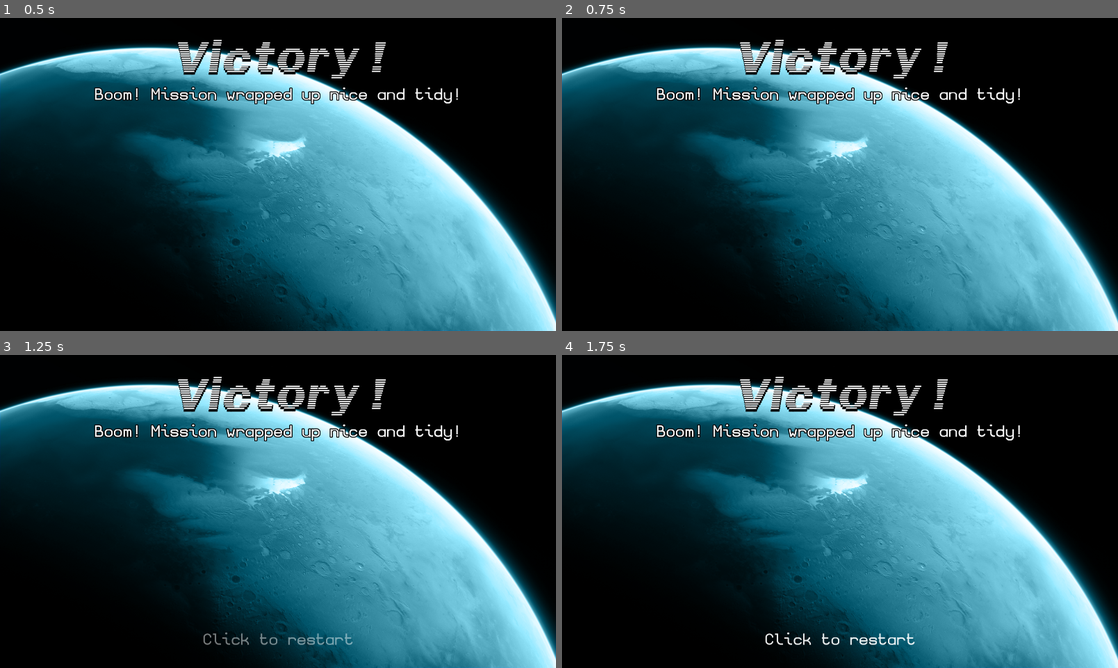
Above: before the commit, frames 1-4 (two rows, left to right).
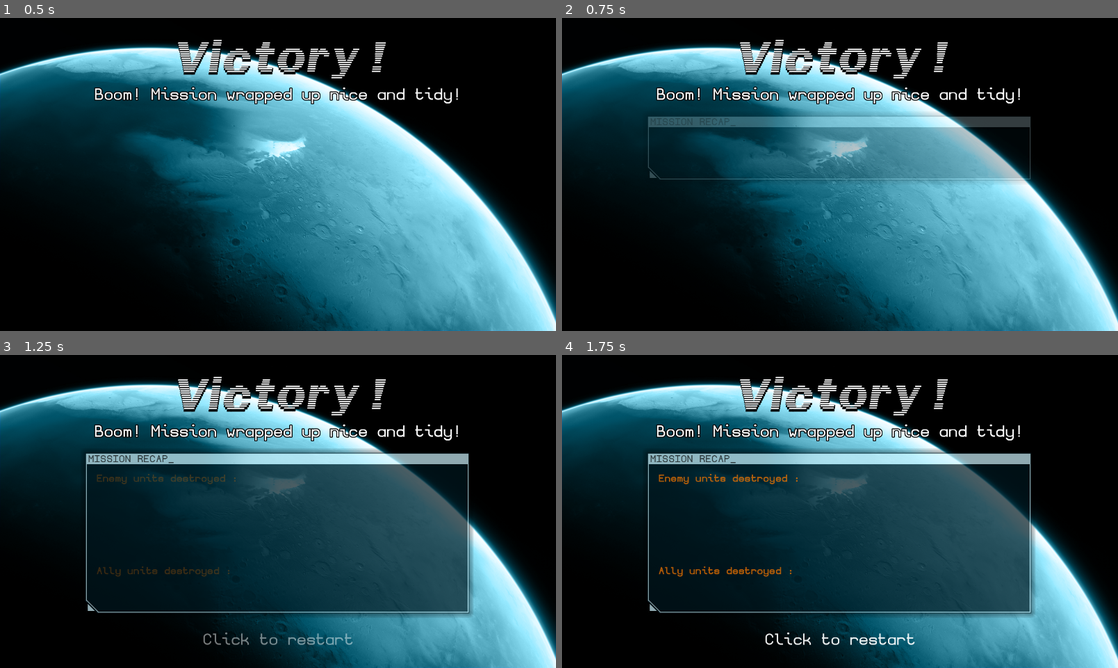
Above: after the commit, the same moments.

Repository: Rheyles/Semi-Surgical-Strike---GMTK2024
Game: Godot game, scene res://Scenes/menu/end_menu.tscn
Same seed, same stepped clock (60 frames per second), same inputs: the game is played once before the commit and once after it. This scene is started directly instead of the project's main scene.
Inputs (mouse positions are in pixels of both pictures, inside the frame that each line leads up to):
- Up to frame 1 (0.5 s): no input
- Up to frame 2 (0.75 s): move the mouse to (962, 158) at 0.52 s; click (962, 158) at 0.6 s
- Up to frame 3 (1.25 s): no input
- Up to frame 4 (1.75 s): tap Enter at 1.25 s; move the mouse to (728, 527) at 1.27 s; click (728, 527) at 1.35 s

Frame 1 is identical in both runs. In frame 2, 8.9% of the frame differs, in the area x 15-85%, y 30-53%; in frame 3, 27%; in frame 4, 27%, in the area x 15-86%, y 30-84%.

Commit message:
Add ComboCounter

Diff:
--- a/Autoloads/Events.gd
+++ b/Autoloads/Events.gd
@@ -12,6 +12,8 @@
 
 signal start_battlefield()
 
+signal last_shot_kill(nb)
+
 signal end_game(end_type)
 
 signal add_node_to_battlefield(obj)
--- a/Scenes/Canon/canon.gd
+++ b/Scenes/Canon/canon.gd
@@ -176,6 +176,7 @@
 	if reload_delay <= 1.5:
 		reload_delay = 1.5
 	print("reload delay after : " + str(GAME.last_shot_kills) + "kills is " + str(reload_delay))
+	EVENTS.last_shot_kill.emit(GAME.last_shot_kills)
 	GAME.last_shot_kills = 0
 	_load_Next_Pattern()
 
--- a/Scenes/Canon/canon.tscn
+++ b/Scenes/Canon/canon.tscn
@@ -3,15 +3,15 @@
 [ext_resource type="Script" path="res://Scenes/Canon/canon.gd" id="1_djkmq"]
 [ext_resource type="AudioStream" uid="uid://cr56u7sqfktt" path="res://Ressources/Sounds/Canon/Plasma Grenade 005.wav" id="2_kwa1q"]
 [ext_resource type="PackedScene" uid="uid://cujjyy8hd6kjk" path="res://Scenes/Canon/canon_node.tscn" id="2_ukktj"]
-[ext_resource type="AudioStream" uid="uid://cmststv1wsgrp" path="res://Ressources/Sounds/Canon/Megaton Far 002.wav" id="3_1uhqg"]
 [ext_resource type="Script" path="res://Scenes/Canon/TextVFX.gd" id="3_3bues"]
+[ext_resource type="AudioStream" uid="uid://cmststv1wsgrp" path="res://Ressources/Sounds/Canon/Megaton Far 002.wav" id="3_5m7bw"]
 [ext_resource type="FontFile" uid="uid://bxno7c1h1ee5j" path="res://Ressources/Fonts/Linebeam.ttf" id="3_7fwto"]
 [ext_resource type="AudioStream" uid="uid://dvkgim1xpsm0b" path="res://Ressources/Sounds/Placeholders/win.wav" id="4_2vr8l"]
 
 [node name="Canon" type="Node2D"]
 script = ExtResource("1_djkmq")
 canon_shoot_sound = ExtResource("2_kwa1q")
-canon_impact_sound = Array[Resource]([ExtResource("2_kwa1q")])
+canon_impact_sound = Array[Resource]([ExtResource("3_5m7bw")])
 canon_reload_sound = ExtResource("4_2vr8l")
 
 [node name="Node_Container" type="Node2D" parent="."]
--- /dev/null
+++ b/Scenes/UI/ComboCounter.gd
@@ -0,0 +1,24 @@
+extends Control
+
+@onready var texture = $TextureRect
+@onready var combo_counter = $TextureRect/Count
+@onready var timer = $ComboTimer
+
+var combo = 0
+
+# Called when the node enters the scene tree for the first time.
+func _ready():
+	visible = false
+	EVENTS.last_shot_kill.connect(_on_EVENTS_last_shot_kill)
+	timer.timeout.connect(_on_Timer_timeout)
+
+
+func _on_EVENTS_last_shot_kill(nb:int):
+	combo += nb
+	timer.start()
+	if combo > 5:
+		combo_counter.text = str(combo)
+		$AnimationPlayer.play("pop")
+
+func _on_Timer_timeout():
+	combo = 0
--- a/Scenes/UI/Timer.gd
+++ b/Scenes/UI/Timer.gd
@@ -1,5 +1,4 @@
 extends NinePatchRect
-# warnings-disable
 
 @onready var label = $Content/Label
 
@@ -17,6 +16,7 @@
 		var seconds_text = str(seconds_left)
 		if seconds_left < 10:
 			seconds_text = '0' + str(seconds_left)
+		@warning_ignore("integer_division")
 		label.text = '0'+str(round(int(GAME.time_left)/60)) + ':' + seconds_text
 
 
--- a/Scenes/basic_components/health_component.gd
+++ b/Scenes/basic_components/health_component.gd
@@ -21,6 +21,7 @@
 
 	if health<=0:
 		if damage_from_canon:
+			GAME.last_shot_kills += 1
 			if get_parent().TEAM == DATA.TEAMS.ALLY:
 				GAME.allied_killed_dico[get_parent().UNIT_TYPE]["Nb"] += 1
 			elif get_parent().TEAM == DATA.TEAMS.ENEMY:
--- a/Scenes/main/main.tscn
+++ b/Scenes/main/main.tscn
@@ -35,6 +35,8 @@
 [ext_resource type="Texture2D" uid="uid://dx1bubblpaprp" path="res://Ressources/Sprites/Battleground/jauge_body.png" id="32_tanir"]
 [ext_resource type="FontFile" uid="uid://bxno7c1h1ee5j" path="res://Ressources/Fonts/Linebeam.ttf" id="33_lxd7y"]
 [ext_resource type="AudioStream" uid="uid://3nho6m56acmh" path="res://Ressources/Musics/game_jam_5.wav" id="34_se7s8"]
+[ext_resource type="Script" path="res://Scenes/UI/ComboCounter.gd" id="36_oc3f0"]
+[ext_resource type="Texture2D" uid="uid://cdhgogvclpeox" path="res://Ressources/Sprites/Battleground/combo.png" id="37_l51f8"]
 
 [sub_resource type="NavigationPolygon" id="NavigationPolygon_ylkdq"]
 vertices = PackedVector2Array(282, -438, 489, -225, 512, 59, 426, 303, 176, 500, -176, 498, -447, 312, -533, -27, -439, -293, -244, -461, 15, -511)
@@ -1411,6 +1413,95 @@
 "idle": SubResource("Animation_ttrf8")
 }
 
+[sub_resource type="FontVariation" id="FontVariation_fx4jn"]
+base_font = ExtResource("19_628rh")
+spacing_glyph = -5
+
+[sub_resource type="Animation" id="Animation_m6sds"]
+resource_name = "pop"
+length = 1.5
+tracks/0/type = "value"
+tracks/0/imported = false
+tracks/0/enabled = true
+tracks/0/path = NodePath("TextureRect:scale")
+tracks/0/interp = 2
+tracks/0/loop_wrap = true
+tracks/0/keys = {
+"times": PackedFloat32Array(0, 0.3, 1),
+"transitions": PackedFloat32Array(0.210224, 2.21914, 1),
+"update": 0,
+"values": [Vector2(0.7, 0.7), Vector2(1, 1), Vector2(0.7, 0.7)]
+}
+tracks/1/type = "value"
+tracks/1/imported = false
+tracks/1/enabled = true
+tracks/1/path = NodePath("TextureRect:modulate")
+tracks/1/interp = 2
+tracks/1/loop_wrap = true
+tracks/1/keys = {
+"times": PackedFloat32Array(0, 0.3, 1),
+"transitions": PackedFloat32Array(0.210224, 2.2974, 1),
+"update": 0,
+"values": [Color(1, 1, 1, 0), Color(1, 1, 1, 1), Color(1, 1, 1, 0)]
+}
+tracks/2/type = "value"
+tracks/2/imported = false
+tracks/2/enabled = true
+tracks/2/path = NodePath(".:visible")
+tracks/2/interp = 1
+tracks/2/loop_wrap = true
+tracks/2/keys = {
+"times": PackedFloat32Array(0, 1.5),
+"transitions": PackedFloat32Array(1, 1),
+"update": 1,
+"values": [true, false]
+}
+
+[sub_resource type="Animation" id="Animation_ji5ea"]
+length = 0.001
+tracks/0/type = "value"
+tracks/0/imported = false
+tracks/0/enabled = true
+tracks/0/path = NodePath("TextureRect:scale")
+tracks/0/interp = 1
+tracks/0/loop_wrap = true
+tracks/0/keys = {
+"times": PackedFloat32Array(0),
+"transitions": PackedFloat32Array(1),
+"update": 0,
+"values": [Vector2(1, 1)]
+}
+tracks/1/type = "value"
+tracks/1/imported = false
+tracks/1/enabled = true
+tracks/1/path = NodePath("TextureRect:modulate")
+tracks/1/interp = 1
+tracks/1/loop_wrap = true
+tracks/1/keys = {
+"times": PackedFloat32Array(0),
+"transitions": PackedFloat32Array(1),
+"update": 0,
+"values": [Color(1, 1, 1, 1)]
+}
+tracks/2/type = "value"
+tracks/2/imported = false
+tracks/2/enabled = true
+tracks/2/path = NodePath(".:visible")
+tracks/2/interp = 1
+tracks/2/loop_wrap = true
+tracks/2/keys = {
+"times": PackedFloat32Array(0),
+"transitions": PackedFloat32Array(1),
+"update": 1,
+"values": [true]
+}
+
+[sub_resource type="AnimationLibrary" id="AnimationLibrary_dqcg6"]
+_data = {
+"RESET": SubResource("Animation_ji5ea"),
+"pop": SubResource("Animation_m6sds")
+}
+
 [node name="Main" type="Node2D"]
 process_mode = 3
 script = ExtResource("1_yh54l")
@@ -2060,10 +2151,10 @@
 anchor_top = 0.5
 anchor_right = 0.5
 anchor_bottom = 0.5
-offset_left = 3931.0
-offset_top = 2619.0
-offset_right = 4785.0
-offset_bottom = 3105.0
+offset_left = 6811.0
+offset_top = 4239.0
+offset_right = 7665.0
+offset_bottom = 4725.0
 grow_horizontal = 2
 grow_vertical = 2
 theme_override_colors/font_shadow_color = Color(0, 0, 0, 1)
@@ -2098,6 +2189,78 @@
 "": SubResource("AnimationLibrary_3j0en")
 }
 
+[node name="ComboCounter" type="Control" parent="UI/Control"]
+layout_mode = 1
+anchors_preset = 15
+anchor_right = 1.0
+anchor_bottom = 1.0
+grow_horizontal = 2
+grow_vertical = 2
+script = ExtResource("36_oc3f0")
+
+[node name="ComboTimer" type="Timer" parent="UI/Control/ComboCounter"]
+
+[node name="TextureRect" type="TextureRect" parent="UI/Control/ComboCounter"]
+layout_mode = 1
+anchors_preset = 1
+anchor_left = 1.0
+anchor_right = 1.0
+offset_left = -562.0
+offset_top = 196.0
+offset_right = -254.0
+offset_bottom = 436.0
+grow_horizontal = 0
+pivot_offset = Vector2(344, 200)
+texture = ExtResource("37_l51f8")
+
+[node name="Count" type="Label" parent="UI/Control/ComboCounter/TextureRect"]
+layout_mode = 1
+anchors_preset = 8
+anchor_left = 0.5
+anchor_top = 0.5
+anchor_right = 0.5
+anchor_bottom = 0.5
+offset_left = -142.0
+offset_top = -108.0
+offset_right = 45.0
+offset_bottom = 73.0
+grow_horizontal = 2
+grow_vertical = 2
+rotation = -0.0820305
+theme_override_colors/font_color = Color(1, 1, 1, 1)
+theme_override_colors/font_outline_color = Color(0, 0, 0, 1)
+theme_override_constants/outline_size = 10
+theme_override_fonts/font = SubResource("FontVariation_fx4jn")
+theme_override_font_sizes/font_size = 180
+text = "22"
+horizontal_alignment = 1
+
+[node name="Combo" type="Label" parent="UI/Control/ComboCounter/TextureRect"]
+layout_mode = 1
+anchors_preset = 8
+anchor_left = 0.5
+anchor_top = 0.5
+anchor_right = 0.5
+anchor_bottom = 0.5
+offset_left = -51.0
+offset_top = 6.0
+offset_right = 134.0
+offset_bottom = 72.0
+grow_horizontal = 2
+grow_vertical = 2
+rotation = -0.164061
+theme_override_colors/font_color = Color(1, 1, 1, 1)
+theme_override_colors/font_outline_color = Color(0, 0, 0, 1)
+theme_override_constants/outline_size = 9
+theme_override_fonts/font = SubResource("FontVariation_fx4jn")
+theme_override_font_sizes/font_size = 65
+text = "Combo!"
+
+[node name="AnimationPlayer" type="AnimationPlayer" parent="UI/Control/ComboCounter"]
+libraries = {
+"": SubResource("AnimationLibrary_dqcg6")
+}
+
 [node name="BlackScreen" type="ColorRect" parent="UI/Control"]
 modulate = Color(1, 1, 1, 0)
 layout_mode = 1
--- a/Scenes/menu/end_menu.tscn
+++ b/Scenes/menu/end_menu.tscn
@@ -387,18 +387,11 @@
 
 [node name="Memo" type="NinePatchRect" parent="UI/Base"]
 modulate = Color(1, 1, 1, 0.694118)
-layout_mode = 1
-anchors_preset = 8
-anchor_left = 0.5
-anchor_top = 0.5
-anchor_right = 0.5
-anchor_bottom = 0.5
-offset_left = 3161.0
-offset_top = 1937.0
-offset_right = 4519.0
-offset_bottom = 2522.0
-grow_horizontal = 2
-grow_vertical = 2
+layout_mode = 0
+offset_left = 278.0
+offset_top = 322.0
+offset_right = 1636.0
+offset_bottom = 907.0
 texture = ExtResource("6_itldd")
 region_rect = Rect2(5, 5, 370, 369)
 patch_margin_left = 78
Binary file added: Ressources/Sprites/Battleground/combo.png
Not shown, added: Ressources/Sprites/Battleground/combo.png.import
Not shown: 1 places in Scenes/main/main.tscn that only renumber resources
Not shown, changed: Ressources/Sprites/Battleground/battleground.kra
Not shown, changed: Ressources/Sprites/Battleground/battleground.kra~
Not shown, added: Ressources/Sprites/Battleground/combo.png~
